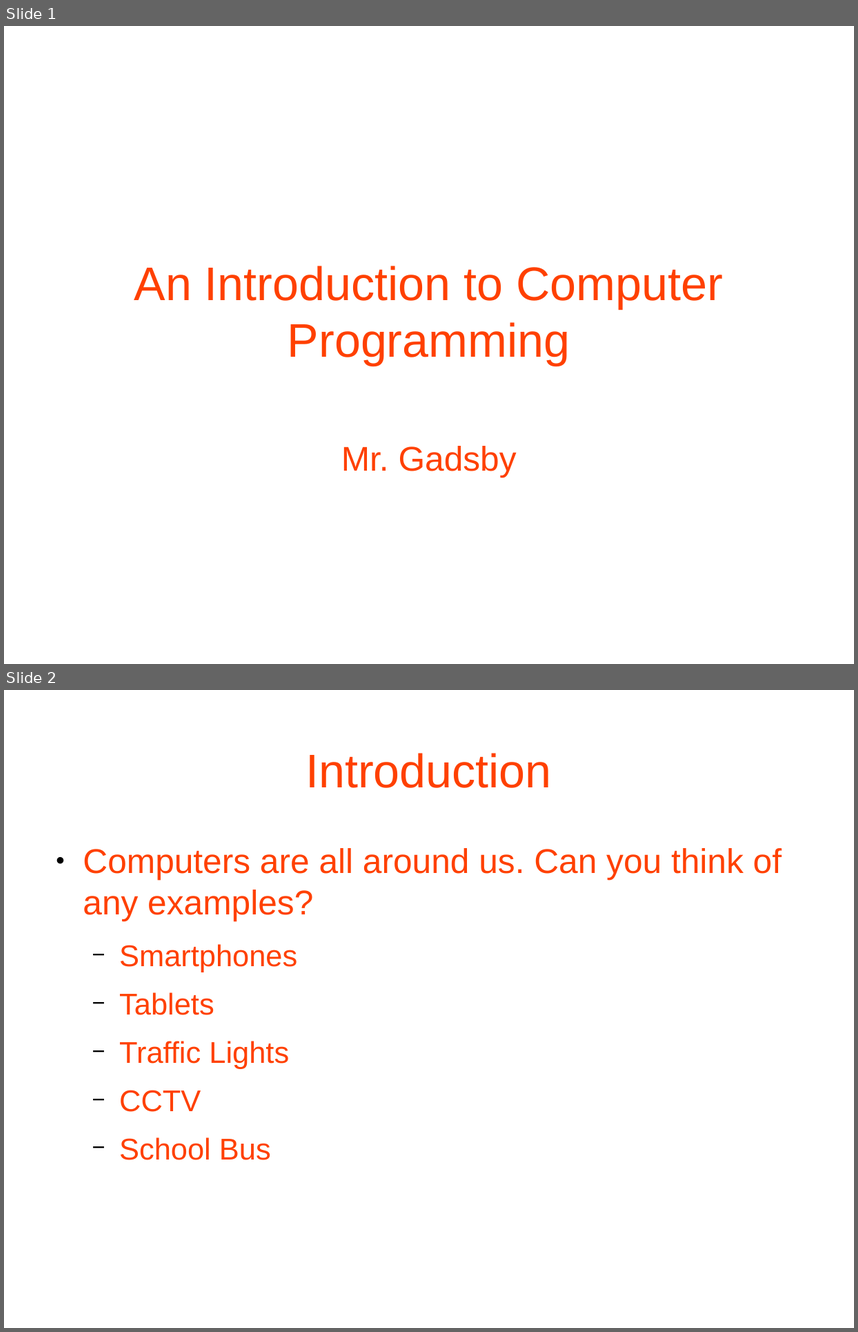
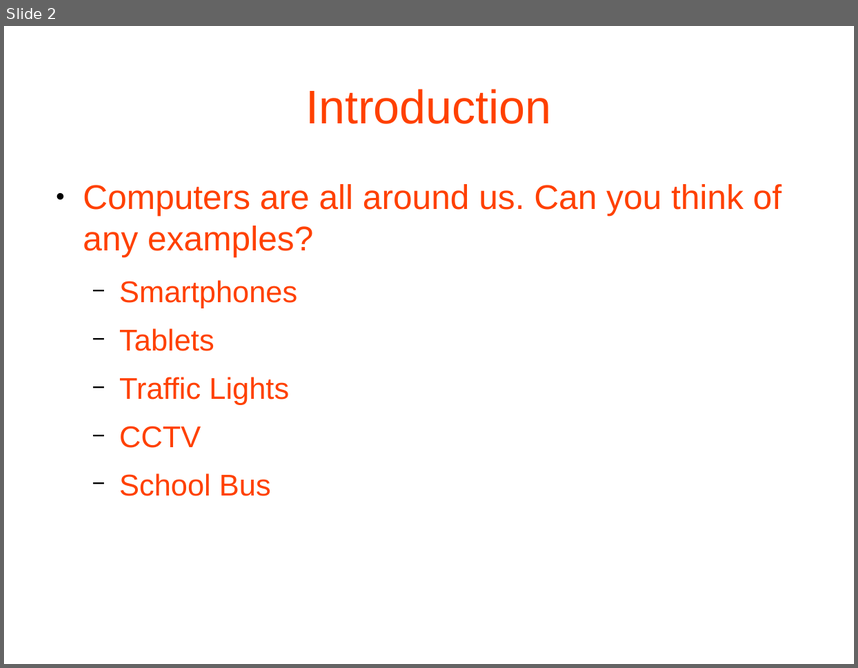
Before and after one commit to MarkGadsby/TeachingNotes, a slide deck: GeneralTextFiles/Markdown_BSC_Notes/Slides_HoneyCombe.odp. Shown one above the other, each under a label of ours: slides 1 and 2 before the commit, slide 2 after it. The pictures are 858x1332 and 858x668 pixels, drawn with LibreOffice and Linux fonts; fonts in the diff are those of the drawing; background and template pictures are left out. Boxes give left, top, right and bottom in pixels: in the first picture for what was removed or moved away, otherwise in the second. Text is boxed around its words. In the diff, an @@ line names an element or a change of style, - is before the commit and + after.

Commit message:
Added new title slide

```diff
--- a/GeneralTextFiles/Markdown_BSC_Notes/Slides_HoneyCombe.odp
+++ b/GeneralTextFiles/Markdown_BSC_Notes/Slides_HoneyCombe.odp
@@ slide 1 removed at <box>4,26,854,664</box>, background #FFFFFF @@
@@ title removed at <box>134,265,723,365</box> @@
-An Introduction to Computer Programming
@@ subtitle removed at <box>341,446,517,477</box> @@
-Mr. Gadsby
```
Also in this commit, not shown: 1 slide changed, 1 slide added.
